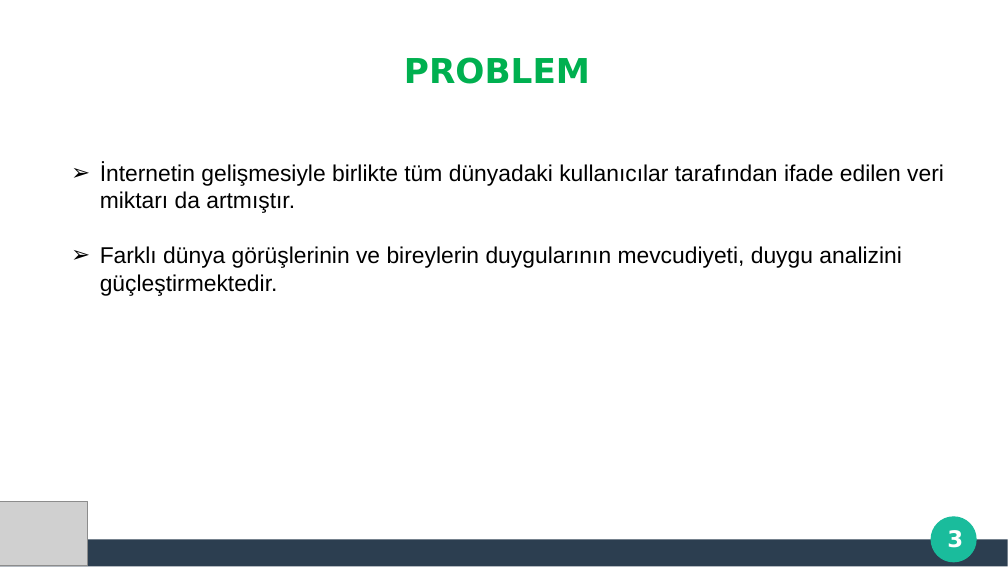
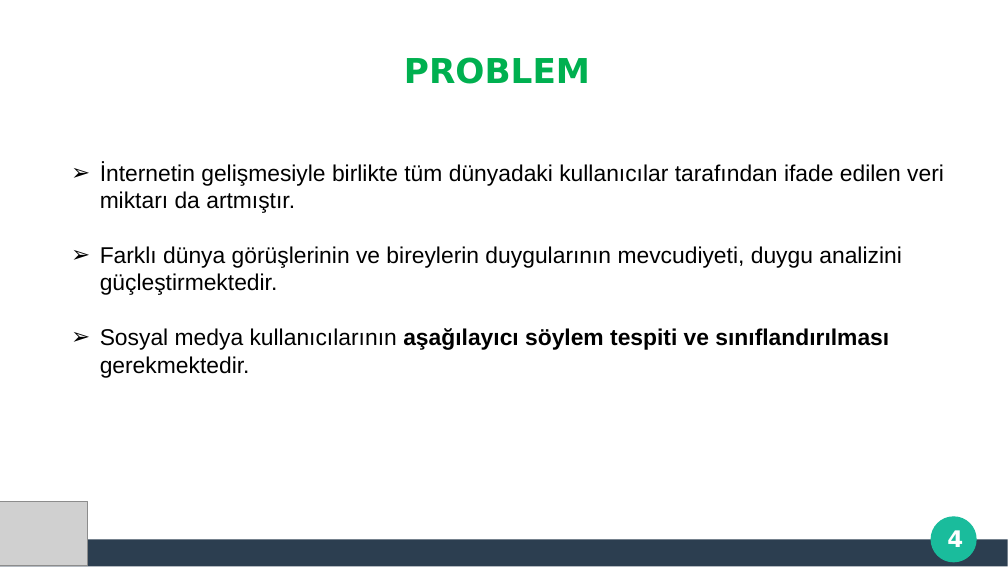
Before and after one commit to thealper2/gat0r-nlp, a slide deck: slide 4 of GATOR_Sunum.pptx (slide 3 before the commit). Drawn at 1008x567 pixels with LibreOffice and Linux fonts; fonts in the diff are those of the drawing; grey boxes stand for pictures; background and template pictures are left out. Boxes give left, top, right and bottom in pixels: in the first picture for what was removed or moved away, otherwise in the second. Text is boxed around its words. In the diff, an @@ line names an element or a change of style, - is before the commit and + after.

```diff
--- a/GATOR_Sunum.pptx
+++ b/GATOR_Sunum.pptx
@@ text at (x1=100, y1=328, x2=889, y2=378): paragraph added @@
+➢ Sosyal medya kullanıcılarının aşağılayıcı söylem tespiti ve sınıflandırılması gerekmektedir.
@@ page number at (x1=947, y1=530, x2=963, y2=547): text changed @@
-3
+4
```
Also in this commit, not shown: 2 other slides changed, 9 slides added, 10 slides removed.
